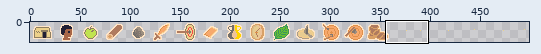
Sprite sheet: Assets/Sprites/UI/Stat Icons.png. Above, an overview of the earlier version with the close-up marked.
Close-up. Before the edit:
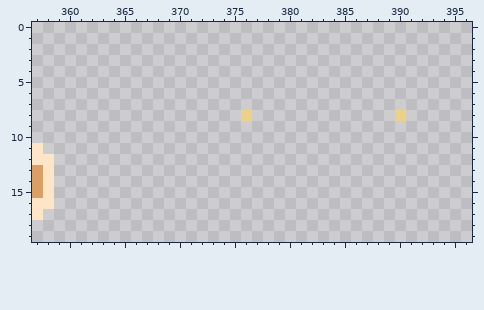
The file is 512x20 pixels. Colours within 5 levels of each other are drawn and written as one. Shown: x 357..396, y 0..19. The wide view leaves out empty margins.
New version:
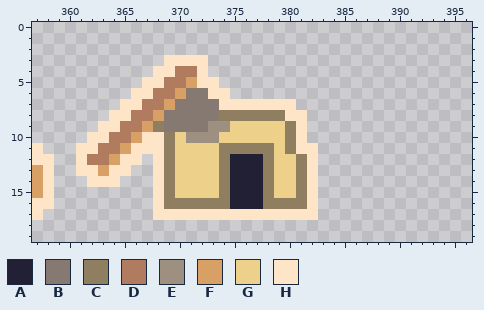
Palette (. is transparent): A #222034  B #857971  C #8f7e60  D #b07b5f  E #9e9080  F #d9a066  G #edd18a  H #ffe5c7
The exact change:
@@ x 357..396 @@
  2 ........................................
- 3 ........................................
- 4 ........................................
- 5 ........................................
- 6 ........................................
- 7 ........................................
- 8 ...................G.............G......
- 9 ........................................
-10 ........................................
-11 H.......................................
-12 HH......................................
-13 FH......................................
-14 FH......................................
-15 FH......................................
-16 HH......................................
-17 H.......................................
+ 3 ............HHHH........................
+ 4 ...........HHDDH........................
+ 5 ..........HHDDFHH.......................
+ 6 .........HHDDFBBHH......................
+ 7 ........HHDDFBBBBHHHHHHH................
+ 8 .......HHDDFBBBBBCCCCCCHH...............
+ 9 ......HHDDFCBBBBEEGGGGGCH...............
+10 .....HHDDFHHCGEEEGGGGGGCH...............
+11 H...HHDDFHHHCGGGGCCCCCGCHH..............
+12 HH..HDDFHH.HCGGGGCAAACGGCH..............
+13 FH..HHFHH..HCGGGGCAAACGGCH..............
+14 FH...HHH...HCGGGGCAAACGGCH..............
+15 FH.........HCGGGGCAAACGGCH..............
+16 HH.........HCCCCCCAAACCCCH..............
+17 H..........HHHHHHHHHHHHHHH..............
 18 ........................................
